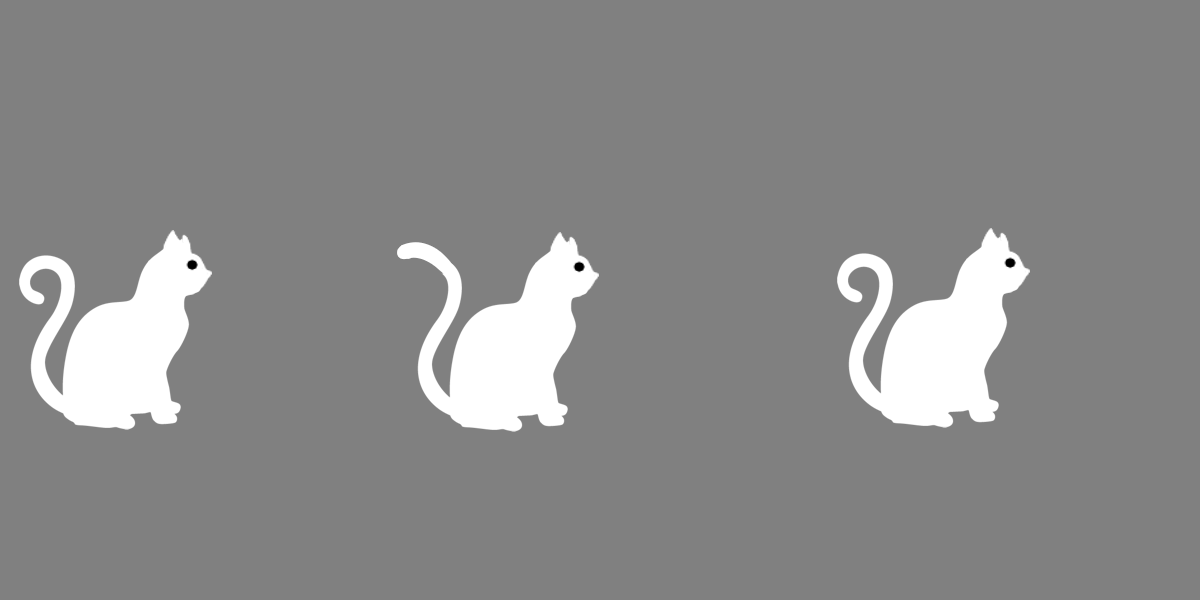
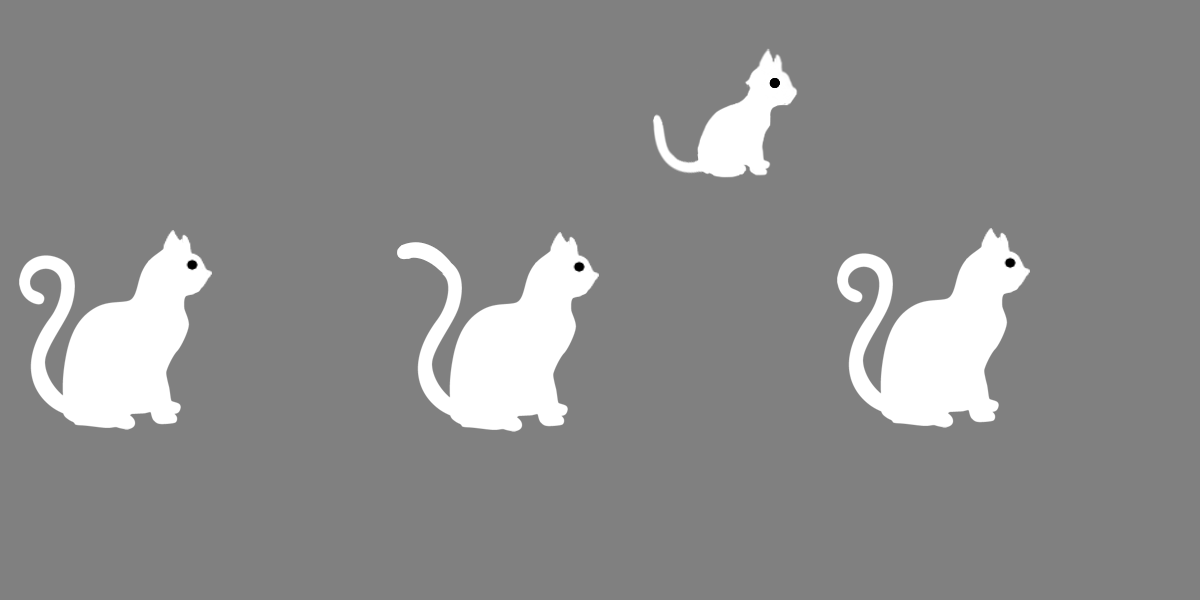
Layers edited between the first and the second 1200px x 600px image:
added layer "Layer 1" above "Layer 1(pasted)" over [652,48,798,178]
added layer "Layer 1(pasted)" above "5783.png" over [652,48,798,178]
